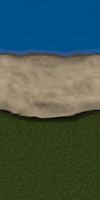
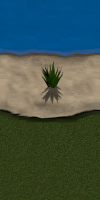
Two versions of the same layered image (w=100, h=200). Layer-by-layer changes:
added layer "baum_schatten0001.png#37" above "Background" over [40, 60, 64, 105]
